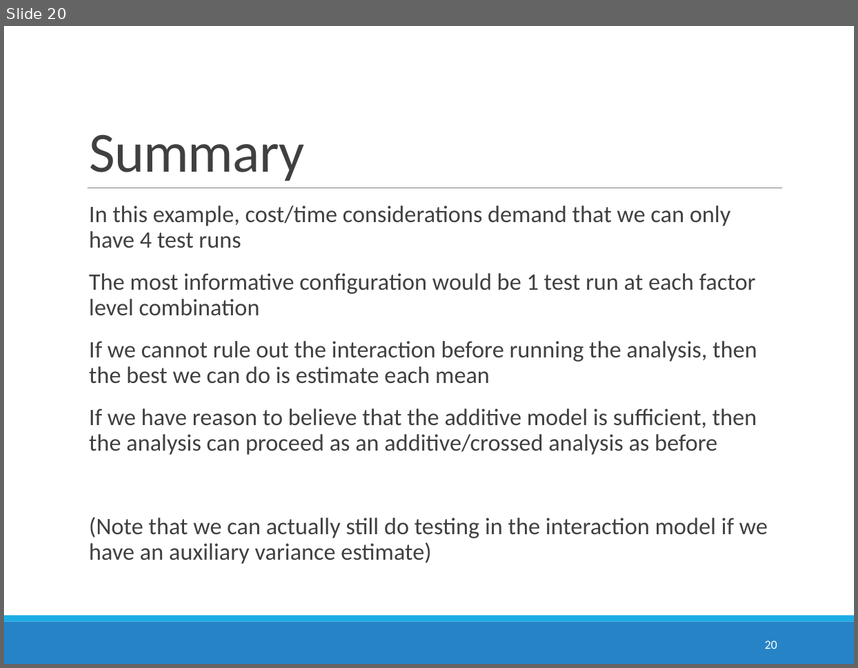
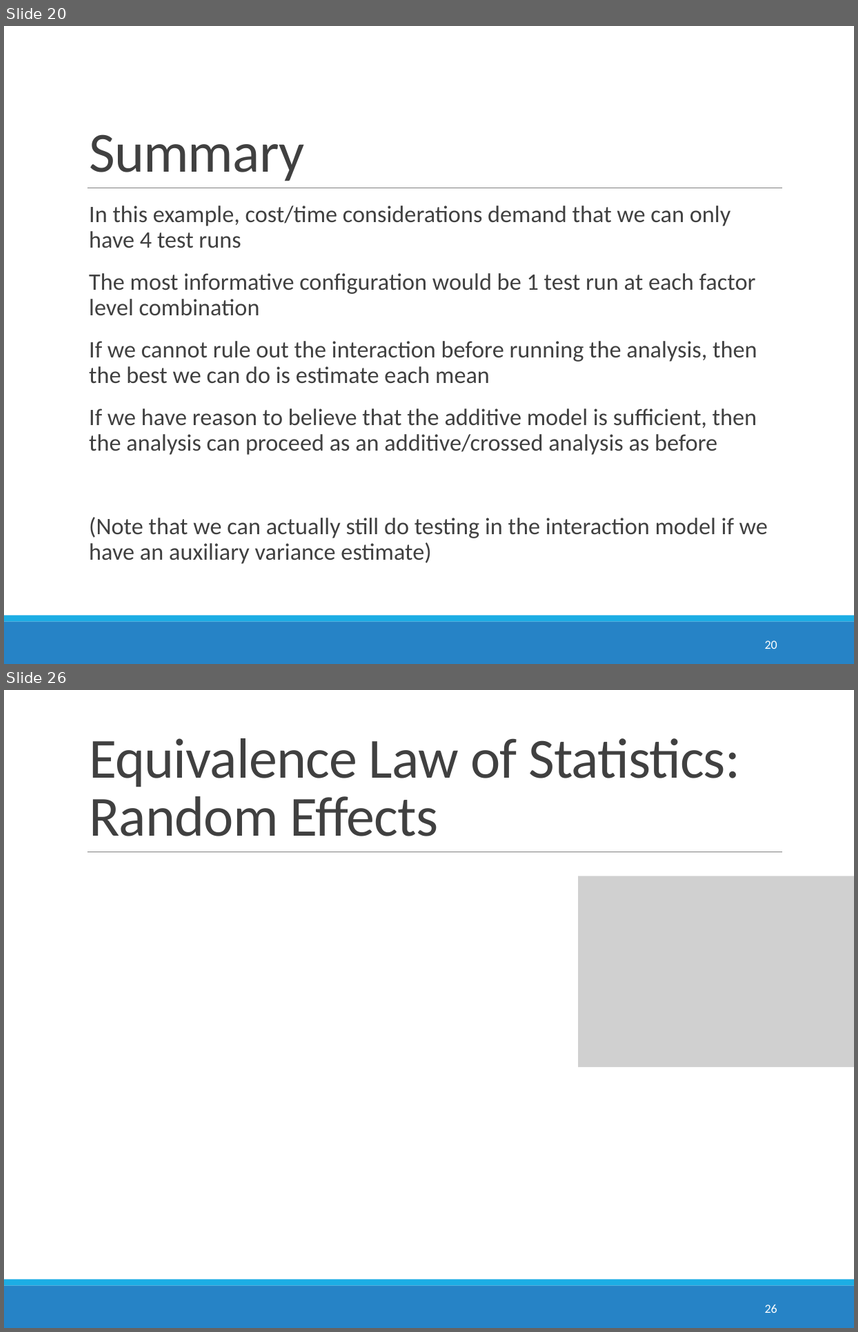
Before and after one commit to STAT6302/lectures, a slide deck: multiWayANOVA/14_multifactorStudiesWithoutReplication.pptx. Shown one above the other, each under a label of ours: slide 20 before the commit, slides 20 and 26 after it; the slides between them are not shown. The pictures are 858x668 and 858x1332 pixels, drawn with LibreOffice and Linux fonts; fonts in the diff are those of the drawing; grey boxes stand for pictures. Boxes give left, top, right and bottom in pixels: in the first picture for what was removed or moved away, otherwise in the second. Text is boxed around its words. In the diff, an @@ line names an element or a change of style, - is before the commit and + after.

```diff
--- a/multiWayANOVA/14_multifactorStudiesWithoutReplication.pptx
+++ b/multiWayANOVA/14_multifactorStudiesWithoutReplication.pptx
@@ slide 26 added at (4,690,854,1328), background #FFFFFF; not listed: 3 template elements that a slide beside it also shows @@
@@ title added at (89,738,740,836), 48 pt, text #404040 @@
+Equivalence Law of Statistics: Random Effects
@@ picture added at (578,876,854,1067) @@
@@ page number added at (765,1304,777,1312), 10.5 pt, text #FFFFFF @@
+26
```
Also in this commit, not shown: 1 slide changed, 5 other slides added, 2 other files.
